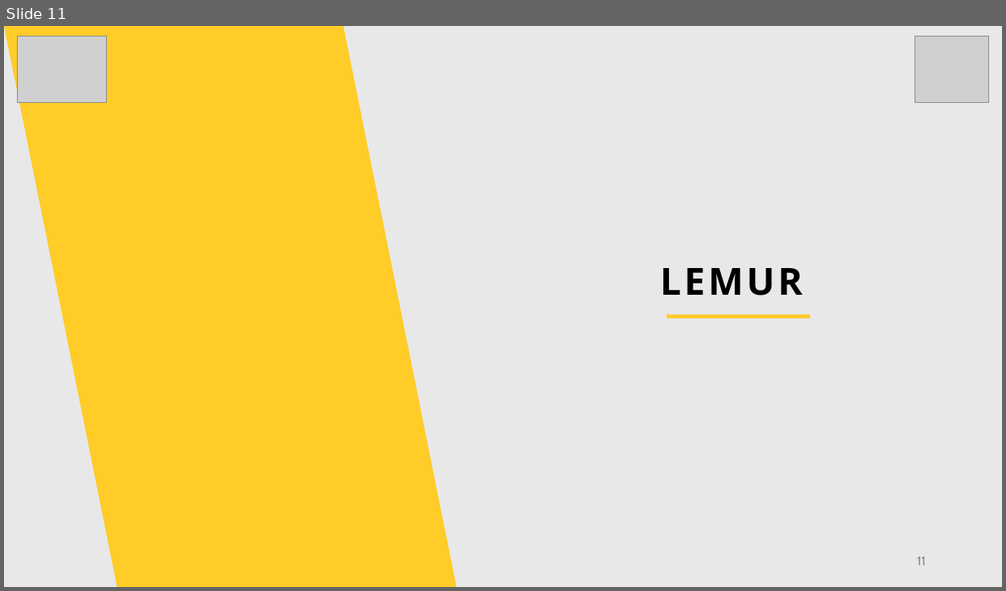
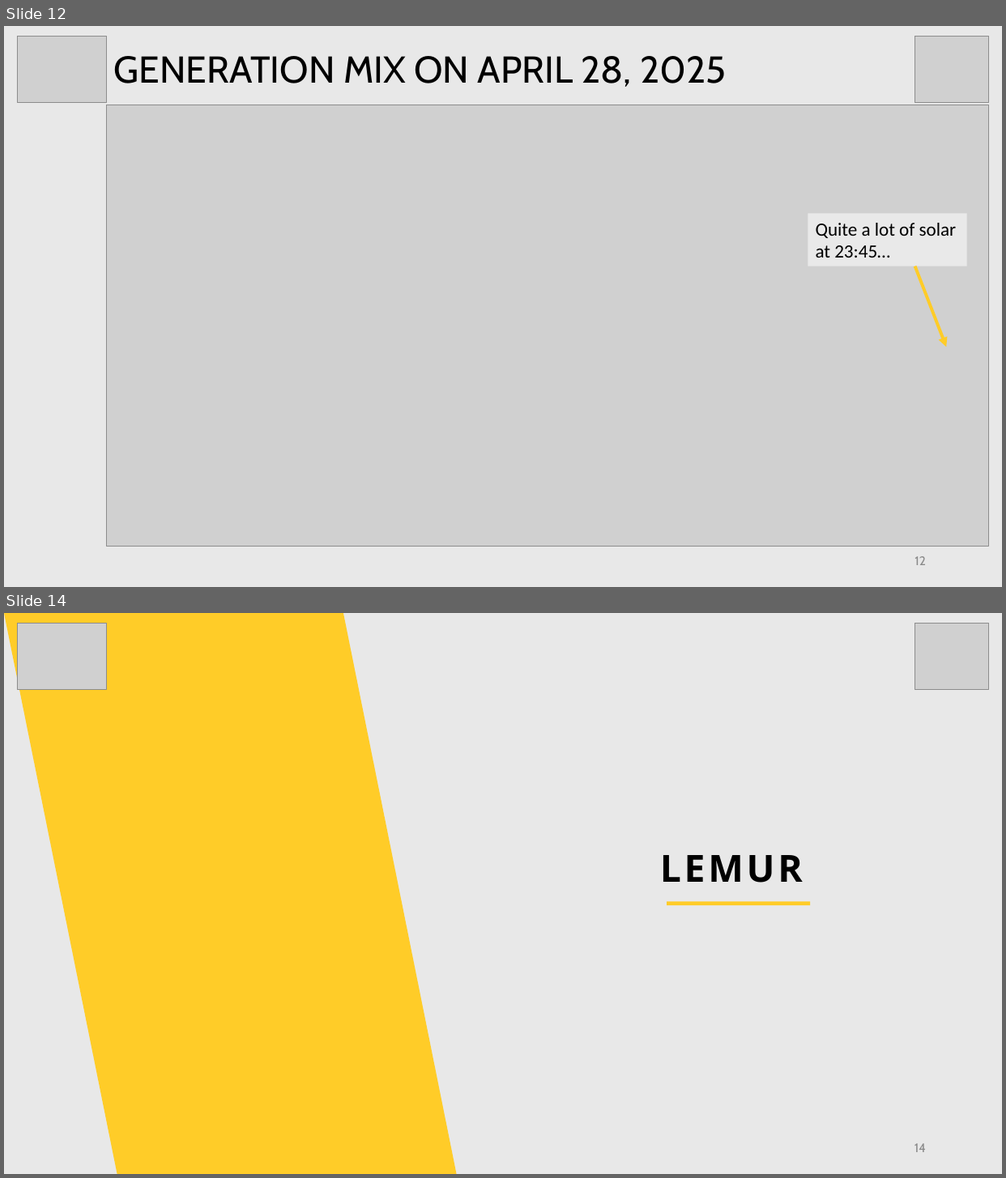
Before and after one commit to brmurray/apagon_april28, a slide deck: reports/Apragon_April28.pptx. Shown one above the other, each under a label of ours: slide 11 before the commit, slides 12 and 14 after it; the slides between them are not shown. The pictures are 1006x591 and 1006x1178 pixels, drawn with LibreOffice and Linux fonts; fonts in the diff are those of the drawing; grey boxes stand for pictures. Boxes give left, top, right and bottom in pixels: in the first picture for what was removed or moved away, otherwise in the second. Text is boxed around its words. In the diff, an @@ line names an element or a change of style, - is before the commit and + after.

```diff
--- a/reports/Apragon_April28.pptx
+++ b/reports/Apragon_April28.pptx
@@ slide 12 added at box(4, 26, 1002, 587), background #E3E3E3 at 80% opacity @@
@@ picture added at box(17, 36, 107, 102) @@
@@ picture added at box(915, 36, 989, 102) @@
@@ title added at box(114, 56, 726, 87), 36 pt, text #000000 @@
+GENERATION MIX ON APRIL 28, 2025
@@ picture added at box(107, 105, 989, 547) @@
@@ rectangle added at box(808, 213, 967, 267), fill #E9E9E9, 18 pt, text #000000 @@
+Quite a lot of solar at 23:45…
@@ arrow added from (915, 267) to (947, 347), #FFCC28 3 pt @@
@@ page number added at box(914, 557, 926, 565), 12 pt, text #898989 @@
+12
@@ what was slide 11 is now slide 14 @@
@@ page number at box(914, 1144, 926, 1152): text changed @@
-11
+14
```
Also in this commit, not shown: 1 slide changed, 2 other slides added, 6 other files.
